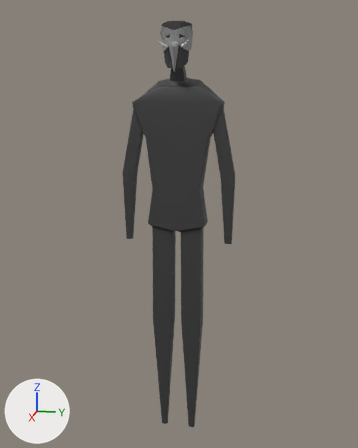
The FBX model DiamonJam/Assets/Model/Elephant.fbx, before and after one commit.
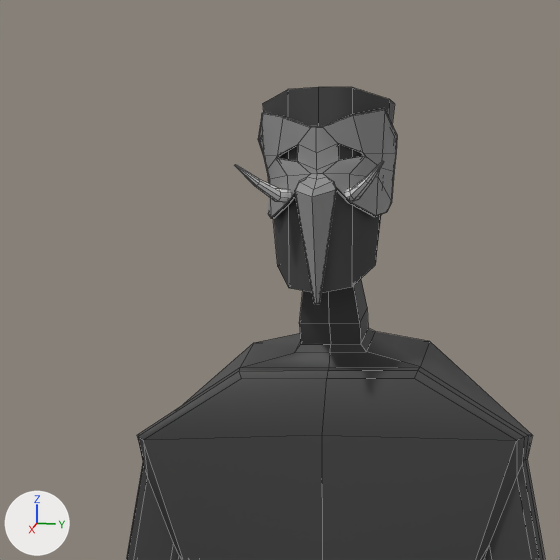
Old and new are each drawn whole from a camera (50 mm lens) standing at (0.1229, 0.0251, 0.091) and looking at (-0.001, 0.0003, 0.0601) and again close up on the part from 28% to 65% of the width and 0% to 29% of the height. Arrows for +X, +Y and +Z are at lower left; the lights stay in place. The close-ups show mesh edges as thin lines. Where no turn or scale is listed for an object, it has been applied to the vertices.

The first close-up shows 'Panda2'.
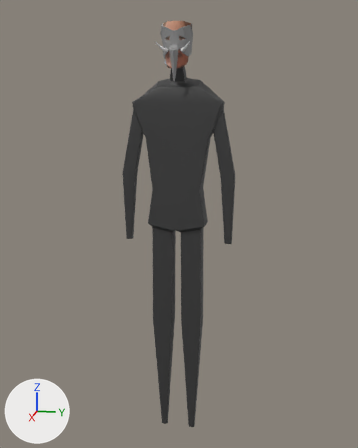
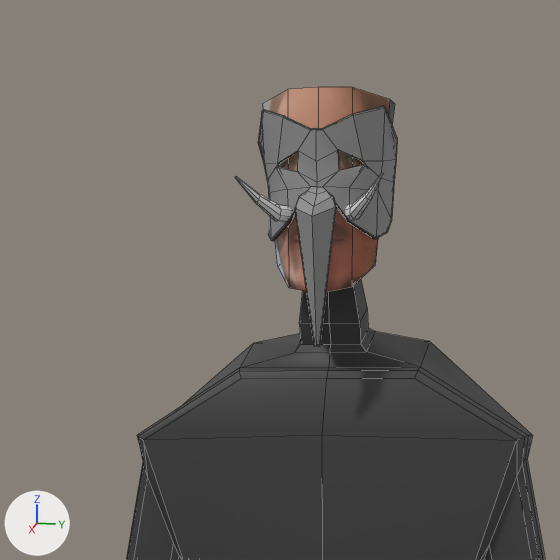
The change in detail:
Picture 'Nam.jpg' (img_nam_jpg) is new.
Material 'phong5' (mat_phong5) is new.
Its texture is img_nam_jpg.
Its roughness is 0.553.
me_mesh has 584 vertices, 558 faces and spans x -0.0044..0.0052, y -0.0146..0.0146, z 0.0..0.1093.
me_mesh is used by ob_panda2; location (0.0, 0.0, 0.0).
me_mesh part 1: the loose piece of 33 vertices spanning x 0.0023..0.0052, y -0.0041..-0.0015, z 0.1034..0.1051 is scaled about its middle by (1, 1, 1.23), then moved by (0.0, 0.0, -0.0008).
me_mesh part 2: the loose piece of 33 vertices spanning x 0.0023..0.0052, y 0.0015..0.0041, z 0.1034..0.1051 is scaled about its middle by (1, 1, 1.23), then moved by (0.0, 0.0, -0.0008).
Part 3, on me_mesh:
68 vertices are removed from x -0.0008..0.0033, y -0.0039..0.004, z 0.0981..0.1083.
115 faces are deleted.
27 vertices in x 0.0013..0.0032, y -0.0016..0.0031, z 0.1043..0.1051 move by (0.0, 0.0, -0.0007).
19 vertices in x 0.0029..0.004, y -0.0011..0.0011, z 0.1039..0.1047 move by (0.0, 0.0, -0.0008).
15 vertices in x -0.0008..0.0043, y -0.0017..0.0035, z 0.103..0.1037 move by (0.0, 0.0, -0.001).
13 vertices in x -0.0008..0.0037, y -0.0012..0.0033, z 0.1037..0.1043 move by (0.0, 0.0, -0.0009).
9 vertices in x -0.0007..0.0028, y -0.0025..0.0035, z 0.1053..0.1058 move by (0.0, 0.0, -0.0005).
9 vertices in x 0.0002..0.0032, y -0.0003..0.0039, z 0.1071..0.1073 move by (0.0, 0.0, -0.0002).
64 vertices move from x -0.0007..0.004, y -0.0037..0.004, z 0.098..0.1083 to x -0.0007..0.004, y -0.0038..0.004, z 0.0958..0.1084.
68 vertices are added at x -0.0008..0.0033, y -0.0039..0.004, z 0.0958..0.1084.
115 new faces join them, mat_m_elephant (grey #8f8f8f).
me_mesh part 4: 262 kept faces spanning x -0.0044..0.0027, y -0.0146..0.0146, z 0.0..0.1093 get new texture (UV) coordinates.
me_mesh part 5: 4 faces spanning x 0.0005..0.0027, y -0.0036..0.0036, z 0.0986..0.1093 switch from mat_m_black (black #3a3a3a) to mat_phong5 (picture img_nam_jpg).

Changed parts and their boxes [x1, y1, x2, y2] in the close-ups (560 x 560 px; the box of a moved part takes in the faces that stretch with it):
part 1 of me_mesh, moved or reshaped
    before: [234, 165, 291, 202]
    after: [235, 177, 291, 222]
part 2 of me_mesh, moved or reshaped
    before: [345, 161, 384, 201]
    after: [345, 173, 384, 220]
part 3 of me_mesh, moved or reshaped
    before: [258, 108, 397, 304]
    after: [258, 106, 397, 346]
part 4 of me_mesh, surface changed
    both: [303, 100, 406, 484]
part 5 of me_mesh, recoloured (black to brown)
    both: [263, 87, 390, 292]
